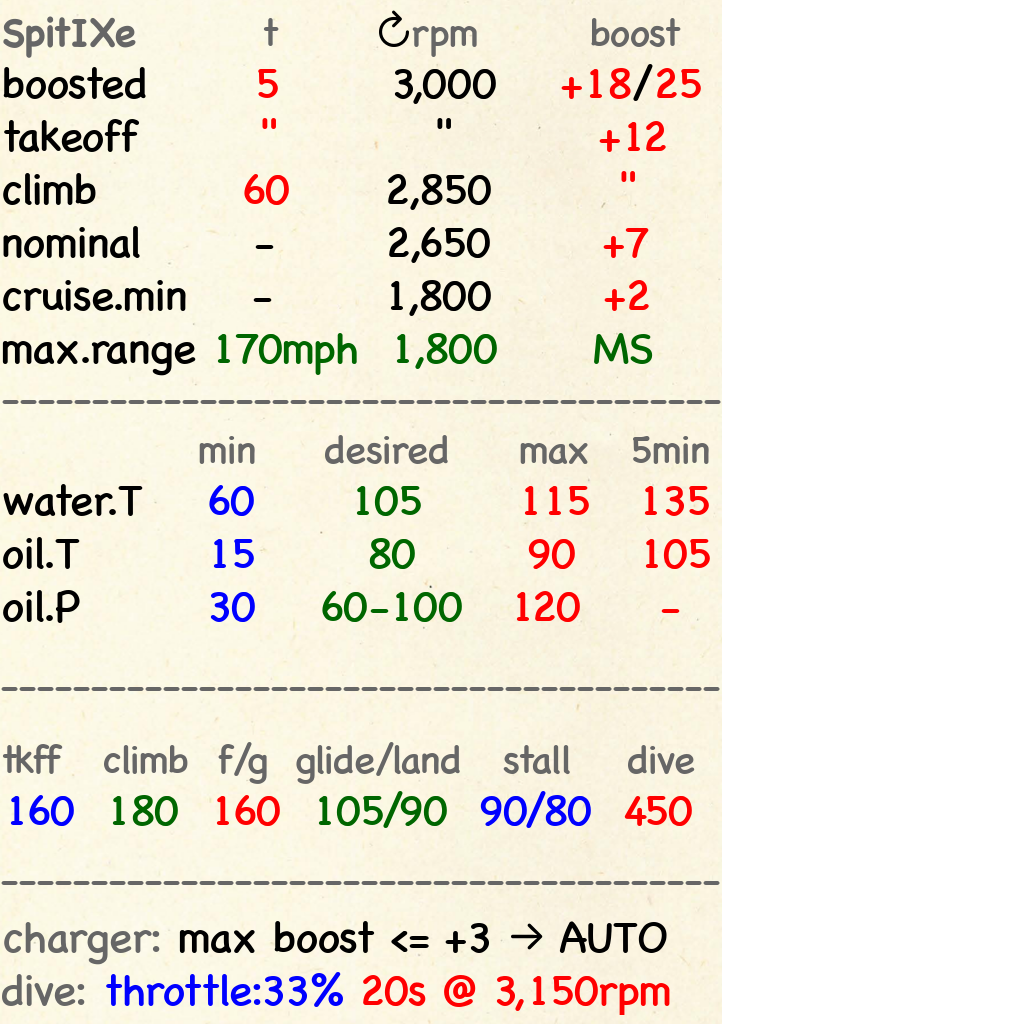
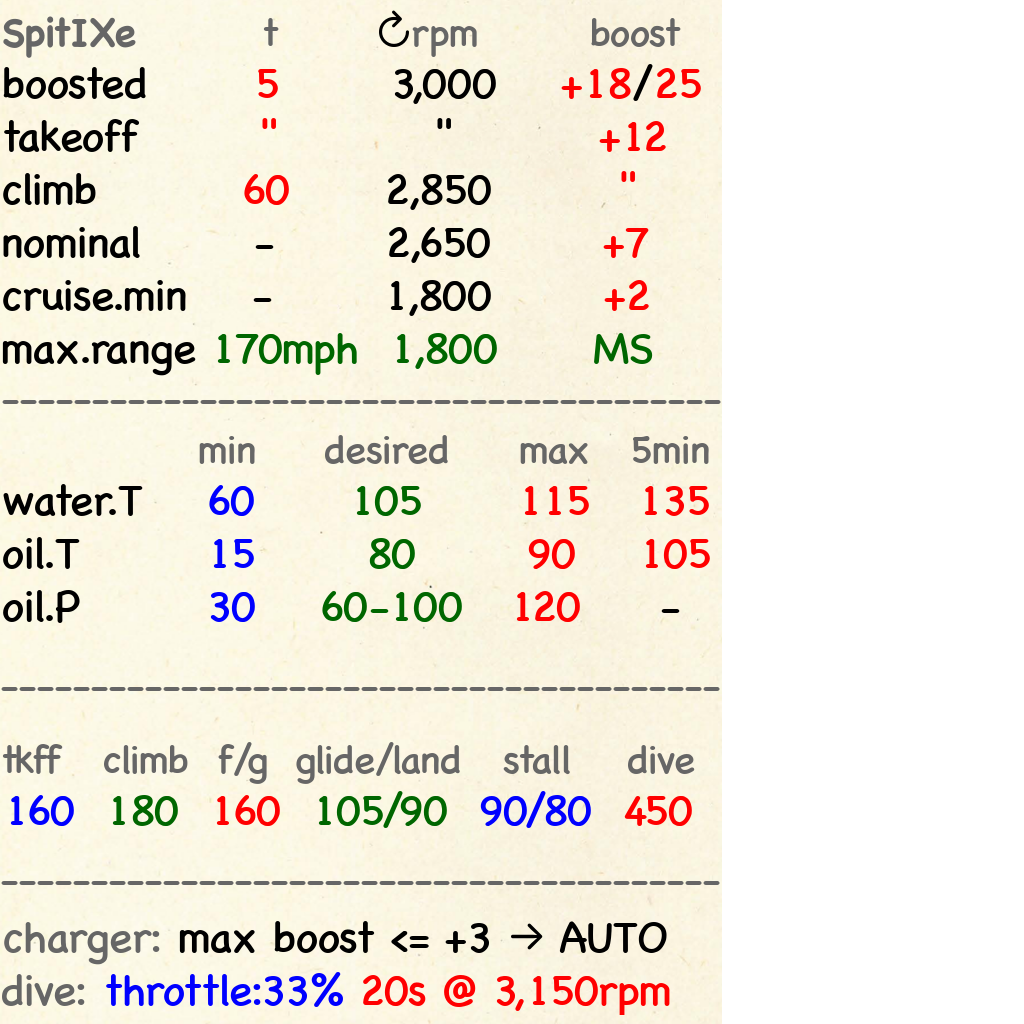
Layers edited between the first and the second 1024 × 1024 image:
painted on "min desired ..." over [left=661, top=609, right=680, bottom=613]
